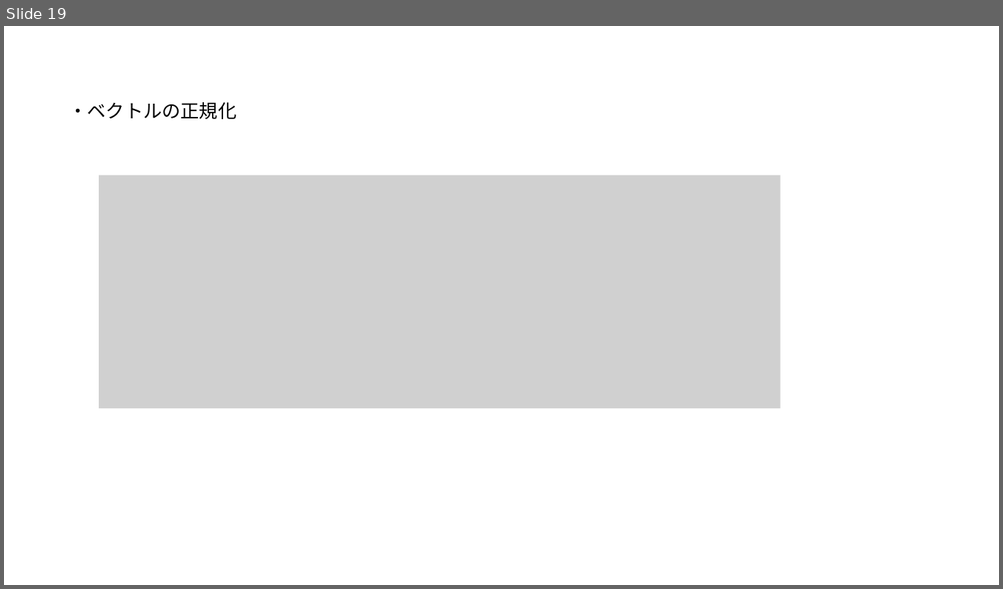
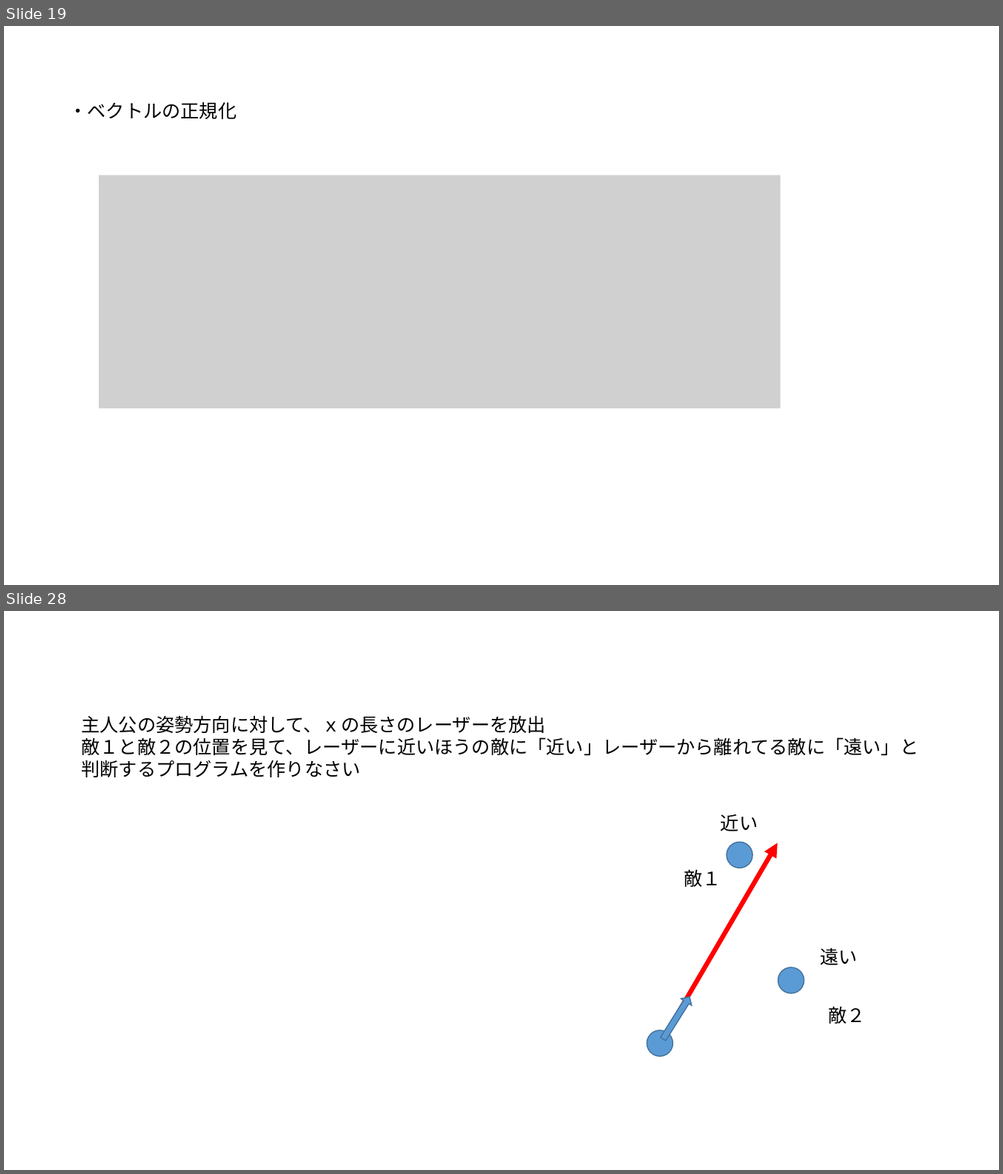
Before and after one commit to UMA729/MySchoolDatas, a slide deck: ゲ数Ⅱ/ゲーム数学.pptx. Shown one above the other, each under a label of ours: slide 19 before the commit, slides 19 and 28 after it; the slides between them are not shown. The pictures are 1003x589 and 1003x1174 pixels, drawn with LibreOffice and Linux fonts; fonts in the diff are those of the drawing; grey boxes stand for pictures. Boxes give left, top, right and bottom in pixels: in the first picture for what was removed or moved away, otherwise in the second. Text is boxed around its words. In the diff, an @@ line names an element or a change of style, - is before the commit and + after.

```diff
--- a/ゲ数Ⅱ/ゲーム数学.pptx
+++ b/ゲ数Ⅱ/ゲーム数学.pptx
@@ slide 28 added at (4,611,999,1170), background #FFFFFF @@
@@ text added at (81,715,918,777), 18 pt, text #000000 @@
+主人公の姿勢方向に対して、ｘの長さのレーザーを放出
+敵１と敵２の位置を見て、レーザーに近いほうの敵に「近い」レーザーから離れてる敵に「遠い」と
+判断するプログラムを作りなさい
@@ text added at (720,815,757,832), 18 pt, text #000000 @@
+近い
@@ arrow added from (660, 1044) to (777, 843), #FF0000 4.5 pt @@
@@ ellipse added at (726,843,752,869), fill #5B9BD5, outline #43739E 1 pt @@
@@ text added at (683,870,720,887), 18 pt, text #000000 @@
+敵１
@@ text added at (820,948,857,965), 18 pt, text #000000 @@
+遠い
@@ ellipse added at (778,968,804,994), fill #5B9BD5, outline #43739E 1 pt @@
@@ down arrow added at (658,994,695,1042), fill #5B9BD5, outline #43739E 1 pt @@
@@ text added at (828,1007,865,1024), 18 pt, text #000000 @@
+敵２
@@ ellipse added at (646,1031,672,1056), fill #5B9BD5, outline #43739E 1 pt @@
```
Also in this commit, not shown: 17 other slides added, 23 other files.
